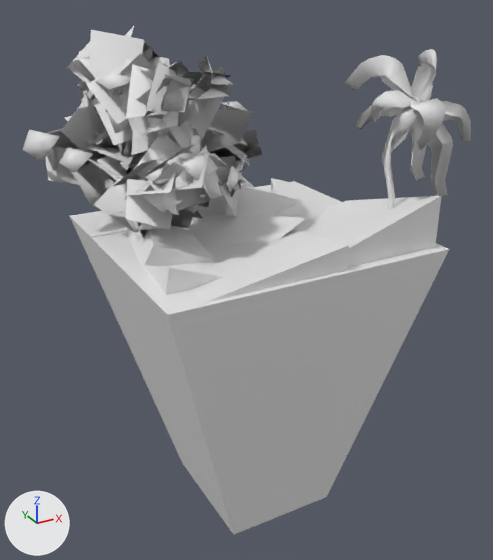
A saved change to the FBX model Assets/FBXExport/Cube_d4.fbx.
Rendered twice from a camera (50 mm lens) standing at (-14.2, -25.1, 11.3) and looking at (-0.4, 0.0, -1.3). The axes (+X, +Y, +Z) are drawn at lower left. The lights are the same throughout. Materials are left out; every surface is plain grey. Objects named as collision shapes, trigger or cutter boxes, shadow casters or lower levels of detail are left out. Where no turn or scale is listed for an object, it has been applied to the vertices.

Objects in the first picture: 'Broadleaf_Desktop_LOD2', 'Island2', 'Palm_Desktop_LOD2'.
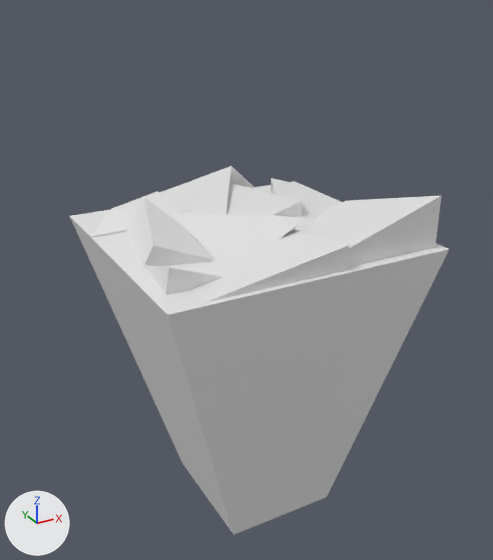
The newer file is also turned or shifted as a whole; pictures and numbers use the older file's frame.

The edits, one by one:
Object 'Palm_Desktop_LOD2' (ob_palm_desktop_lod2) is deleted.
Object 'Broadleaf_Desktop_LOD2' (ob_broadleaf_desktop_lod2) is deleted.

Pixel boxes (x1, y1, x2, y2) of what changed, in the pictures (493 x 560 px):
'Broadleaf_Desktop_LOD2', deleted: before (23, 26, 262, 237)
'Palm_Desktop_LOD2', deleted: before (345, 49, 471, 210)
